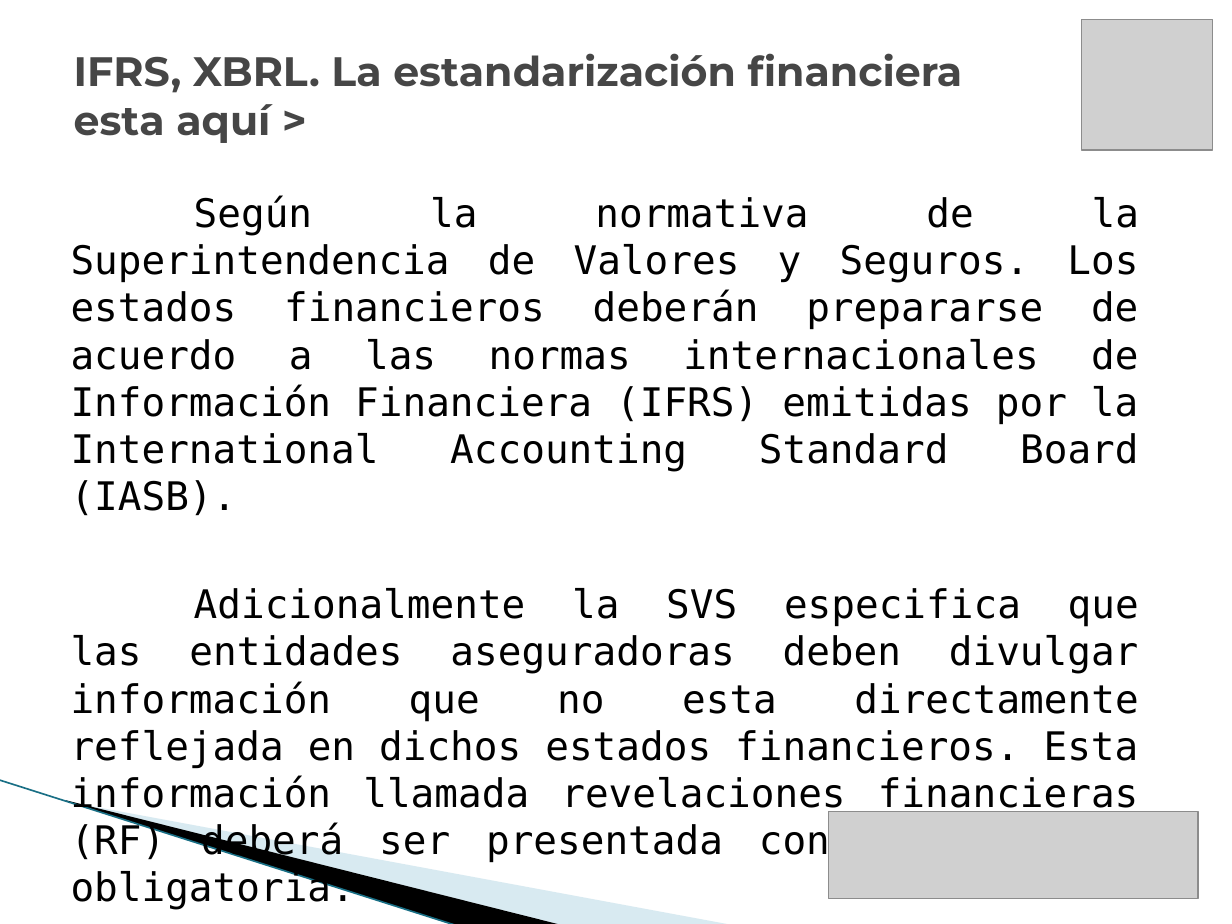
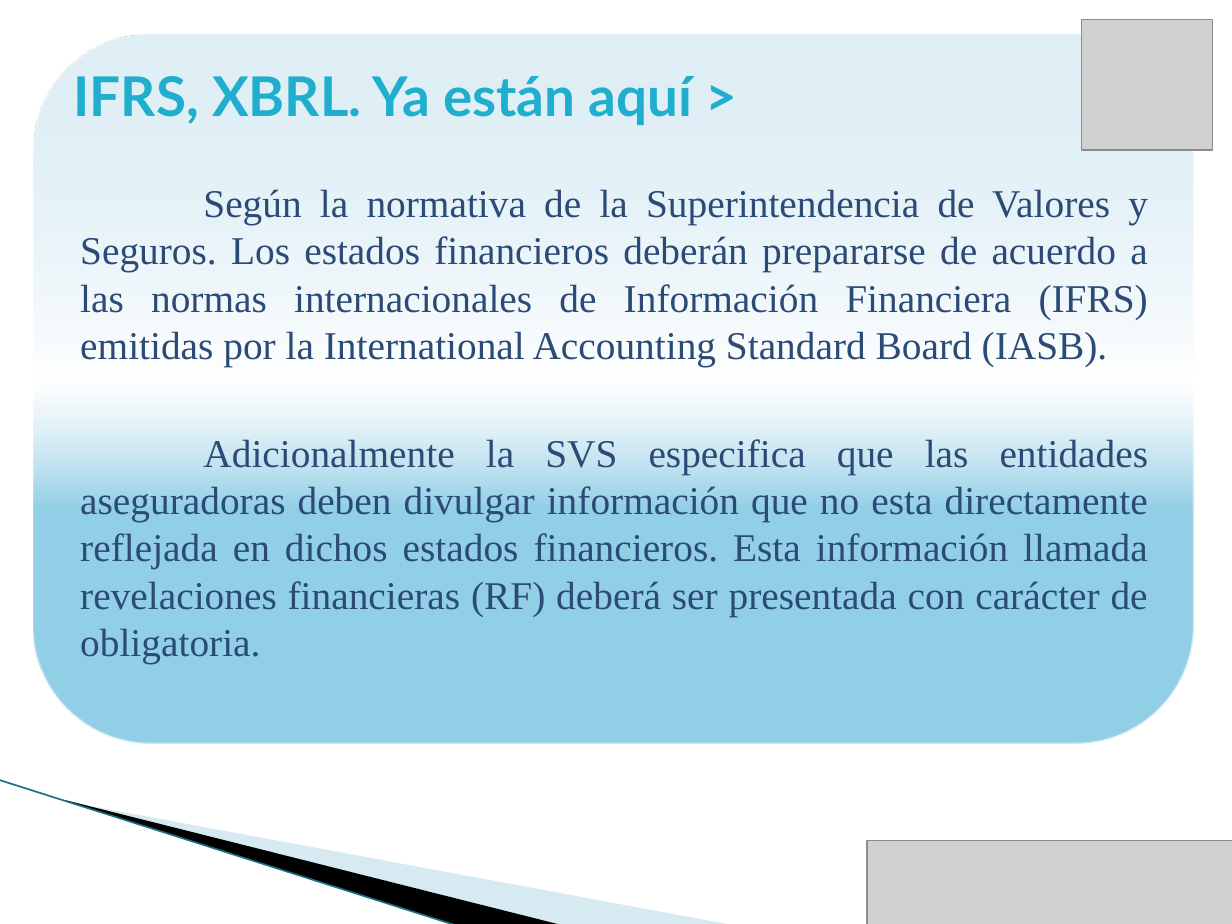
Before and after one commit to vicky1404/rev-ii, a slide deck: slide 6 of docs/comercial/brochure_2.pptx. Drawn at 1232x924 pixels with LibreOffice and Linux fonts; fonts in the diff are those of the drawing; grey boxes stand for pictures; background and template pictures are left out. Boxes give left, top, right and bottom in pixels: in the first picture for what was removed or moved away, otherwise in the second. Text is boxed around its words. In the diff, an @@ line names an element or a change of style, - is before the commit and + after.

```diff
--- a/docs/comercial/brochure_2.pptx
+++ b/docs/comercial/brochure_2.pptx
@@ rounded rectangle added at (34,36,1194,744), fill gradient #92CFE8 to #BDE0EF to #DFEFF6 @@
@@ title at (74,76,693,125): text changed; size 24 to 32 pt; font Montserrat to Lato; text colour #464646 to #1FAECD @@
-IFRS, XBRL. La estandarización financiera
-esta aquí >
+IFRS, XBRL. Ya están aquí >
@@ text "Según la normativa de la ...": place and size @@
-text "Según la normativa de la ..." at (71,195,1139,910)
+text "Según la normativa de la ..." at (80,189,1149,664)
@@ text "Según la normativa de la ..." at (80,189,1149,664): font DejaVu Sans Mono to Times New Roman, text colour #000000 to #2B4A76 @@
@@ picture: place and size @@
-picture at (828,811,1198,898)
+picture at (867,840,1232,924)
```
Also in this commit, not shown: 23 other slides changed.
